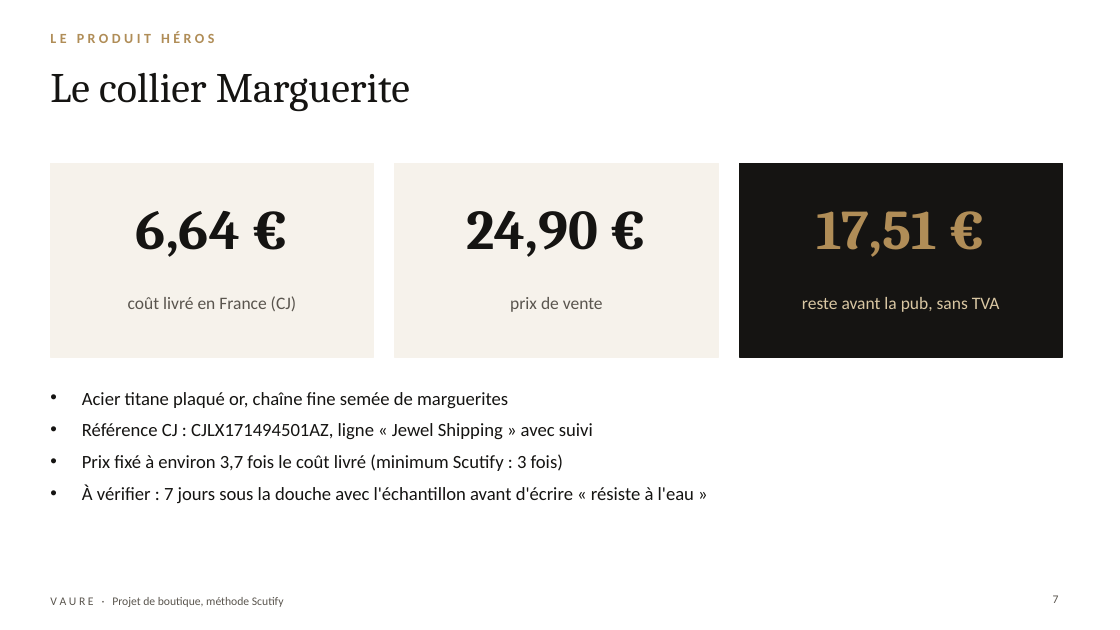
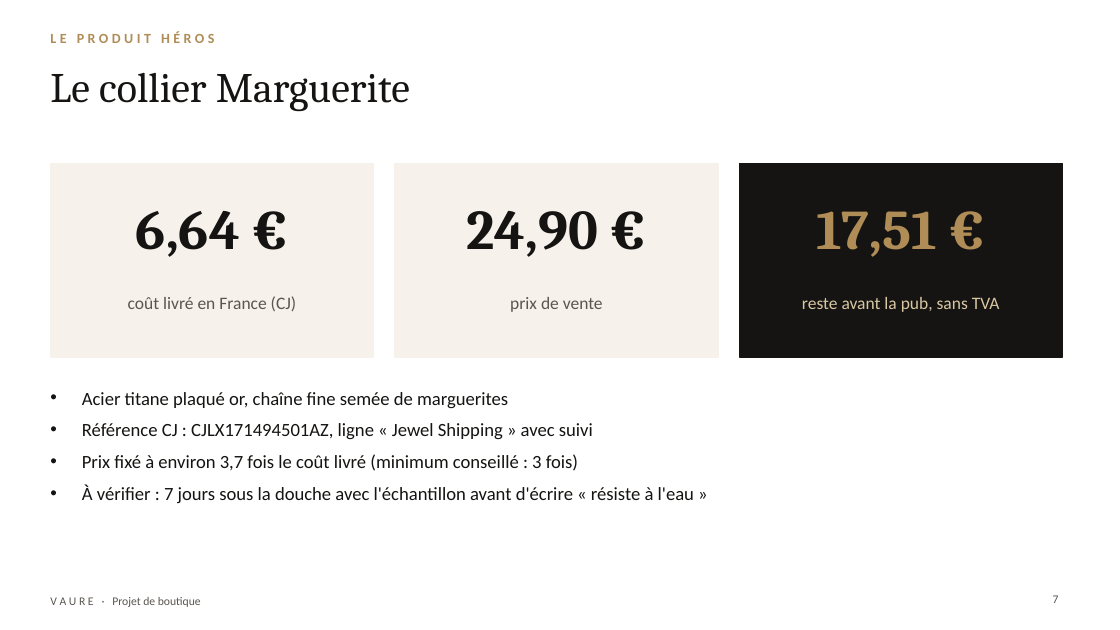
Before and after one commit to jgnrpgn9hd-cmd/Jimy, a slide deck: slide 7 of vaure/presentation/VAURE-presentation.pptx. Drawn at 1120x630 pixels with LibreOffice and Linux fonts; fonts in the diff are those of the drawing. Boxes give left, top, right and bottom in pixels: in the first picture for what was removed or moved away, otherwise in the second. Text is boxed around its words. In the diff, an @@ line names an element or a change of style, - is before the commit and + after.

```diff
--- a/vaure/presentation/VAURE-presentation.pptx
+++ b/vaure/presentation/VAURE-presentation.pptx
@@ text at (82,454,578,471): text changed @@
-• Prix fixé à environ 3,7 fois le coût livré (minimum Scutify : 3 fois)
+• Prix fixé à environ 3,7 fois le coût livré (minimum conseillé : 3 fois)
@@ text at (50,597,201,607): text changed @@
-V A U R E · Projet de boutique, méthode Scutify
+V A U R E · Projet de boutique
```
Also in this commit, not shown: 11 other slides changed, 1 other file.
